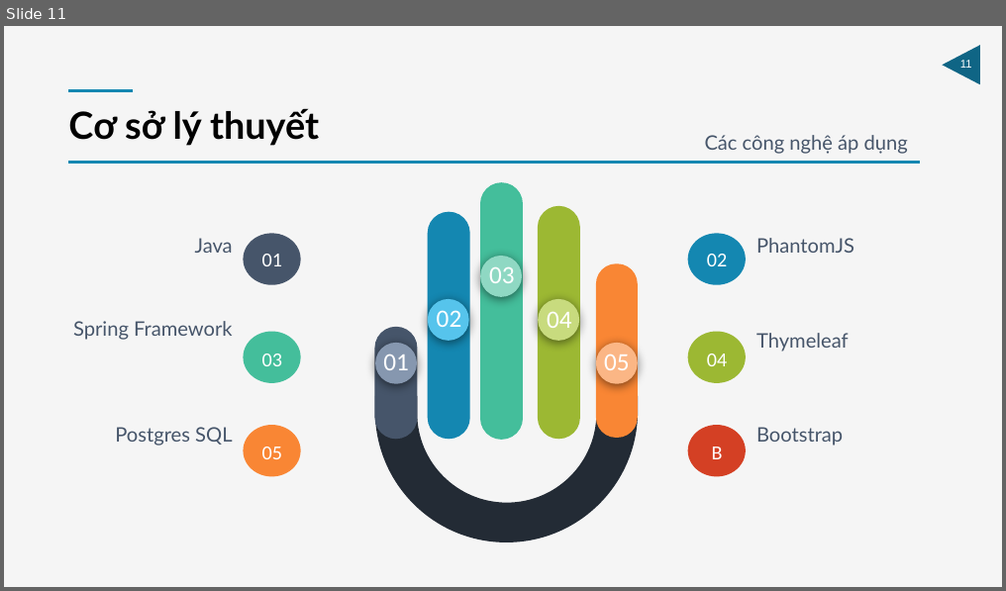
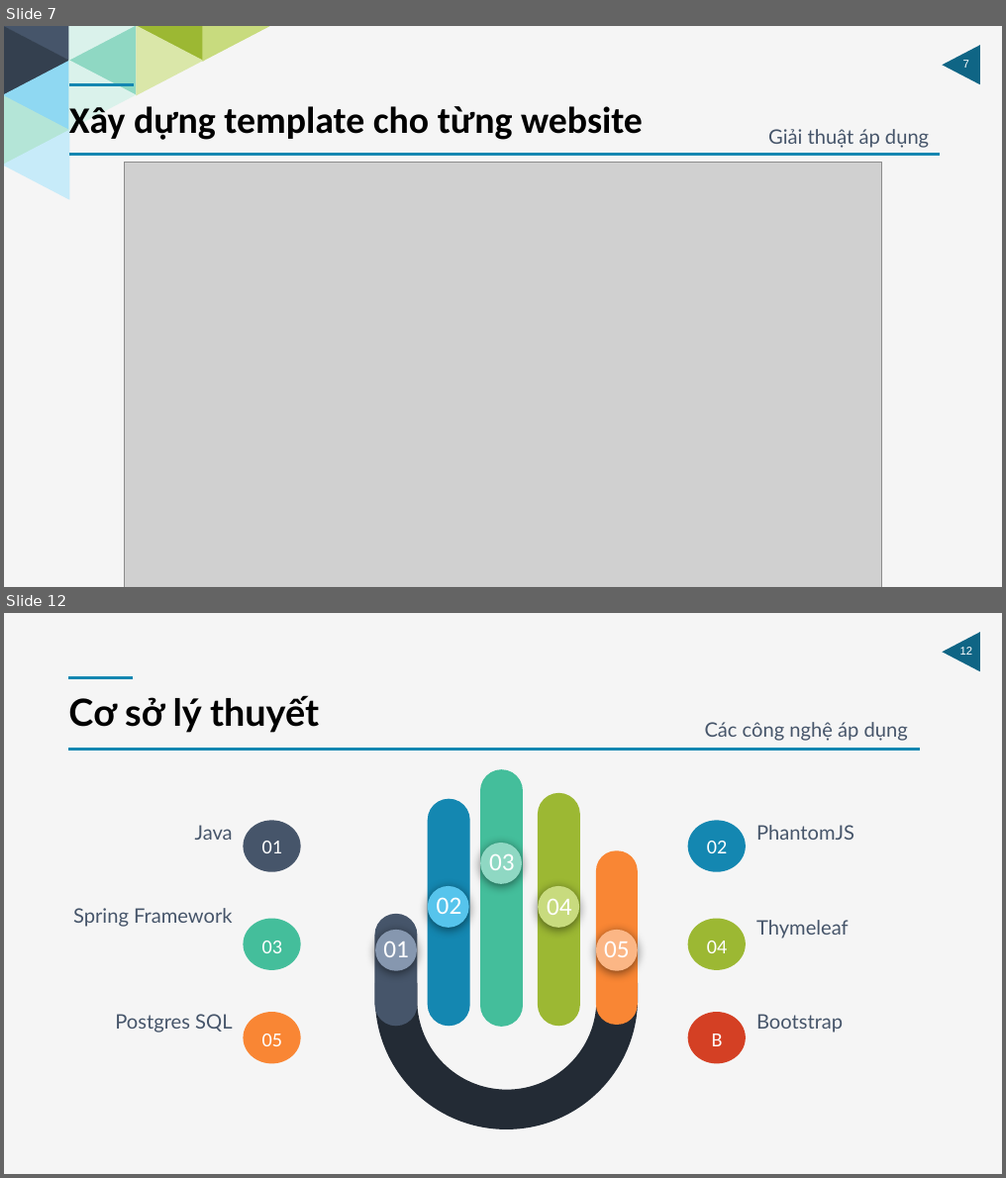
Before and after one commit to HaiUIT-zz/Price-Compare-System, a slide deck: presentation/final-file-present/Report-Project-14012018.pptx. Shown one above the other, each under a label of ours: slide 11 before the commit, slides 7 and 12 after it; the slides between them are not shown. The pictures are 1006x591 and 1006x1178 pixels, drawn with LibreOffice and Linux fonts; fonts in the diff are those of the drawing; grey boxes stand for pictures. Boxes give left, top, right and bottom in pixels: in the first picture for what was removed or moved away, otherwise in the second. Text is boxed around its words. In the diff, an @@ line names an element or a change of style, - is before the commit and + after.

```diff
--- a/presentation/final-file-present/Report-Project-14012018.pptx
+++ b/presentation/final-file-present/Report-Project-14012018.pptx
@@ slide 7 added at (4, 26, 1002, 587), background #F5F5F5; not listed: 2 template elements that a slide beside it also shows @@
@@ triangle added at (4, 26, 70, 62), fill #46556A @@
@@ triangle added at (4, 26, 70, 95), fill #34404F @@
@@ triangle added at (68, 26, 136, 95), fill #8FD8C3 @@
@@ triangle added at (68, 26, 136, 61), fill #DAF2EB @@
@@ triangle added at (136, 26, 203, 62), fill #9CB833 @@
@@ triangle added at (136, 26, 203, 95), fill #DAE7A9 @@
@@ triangle added at (202, 26, 269, 62), fill #C8DB7E @@
@@ triangle added at (4, 61, 70, 131), fill #8FD8F2 @@
@@ triangle added at (68, 60, 136, 130), fill #DAF2EB @@
@@ triangle added at (4, 95, 70, 166), fill #B4E5D7 @@
@@ line added from (134, 85) to (69, 85), #1487B1 3 pt @@
@@ text added at (69, 106, 643, 140), 36 pt, text #000000, bold @@
+Xây dựng template cho từng website
@@ triangle added at (4, 129, 70, 199), fill #C7EBF9 @@
@@ text added at (768, 129, 929, 148), 19.2 pt, text #46556A @@
+Giải thuật áp dụng
@@ line added from (69, 154) to (940, 154), #1487B1 2 pt @@
@@ picture added at (125, 163, 882, 587) @@
@@ what was slide 11 is now slide 12 @@
@@ page number at (960, 647, 973, 655): text changed @@
-11
+12
```
Also in this commit, not shown: 4 slides changed, 20 other files.
